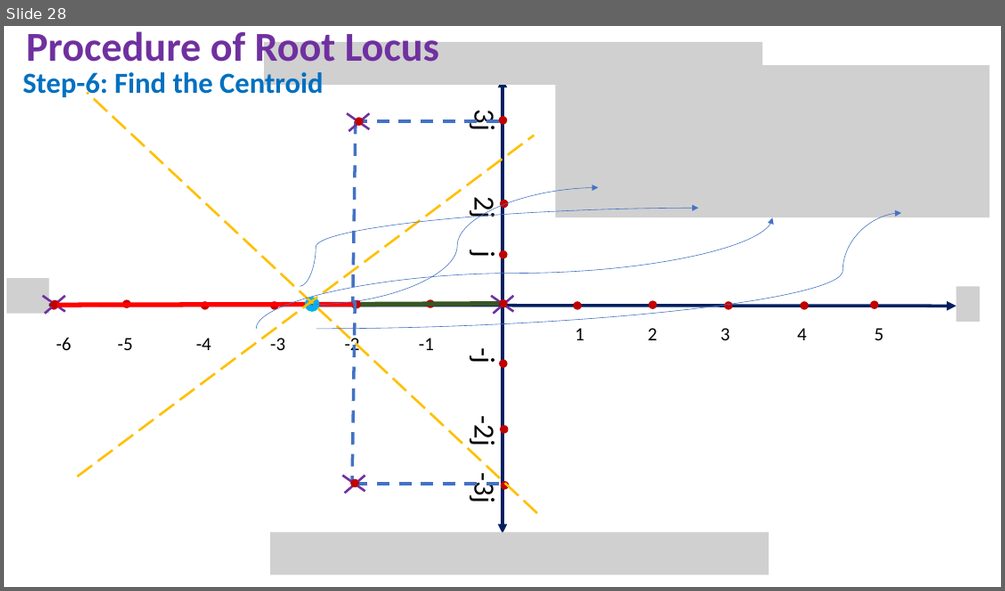
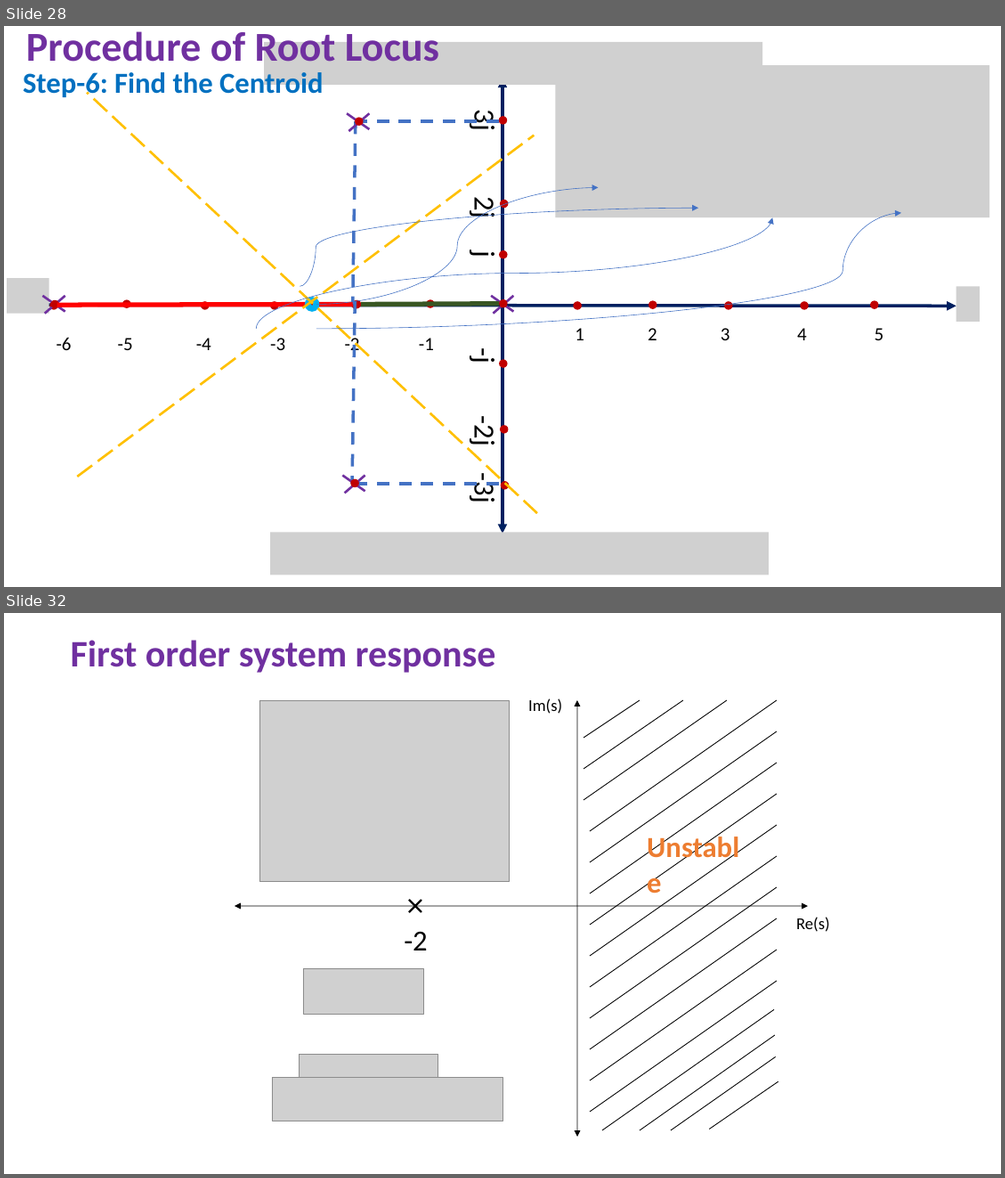
Before and after one commit to niazwazir/LINEAR_CONTROL_SYSTEM, a slide deck: 2_WEEK_LECTURE_LINEAR_CONTROL_SYSTEM.pptx. Shown one above the other, each under a label of ours: slide 28 before the commit, slides 28 and 32 after it; the slides between them are not shown. The pictures are 1005x591 and 1005x1178 pixels, drawn with LibreOffice and Linux fonts; fonts in the diff are those of the drawing; grey boxes stand for pictures. Boxes give left, top, right and bottom in pixels: in the first picture for what was removed or moved away, otherwise in the second. Text is boxed around its words. In the diff, an @@ line names an element or a change of style, - is before the commit and + after.

```diff
--- a/2_WEEK_LECTURE_LINEAR_CONTROL_SYSTEM.pptx
+++ b/2_WEEK_LECTURE_LINEAR_CONTROL_SYSTEM.pptx
@@ slide 32 added at <box>4,613,1001,1174</box>, background #FFFFFF @@
@@ title added at <box>71,640,496,673</box>, 36 pt, text #7030A0, bold @@
+First order system response
@@ picture added at <box>259,700,510,882</box> @@
@@ text added at <box>528,698,562,714</box>, 16 pt, text #000000 @@
+Im(s)
@@ double arrow added from (577, 700) to (577, 1136), #000000 0.75 pt @@
@@ line added from (583, 738) to (639, 700), #000000 0.75 pt @@
@@ line added from (583, 769) to (683, 700), #000000 0.75 pt @@
@@ line added from (583, 800) to (727, 700), #000000 0.75 pt @@
@@ line added from (590, 831) to (777, 700), #000000 0.75 pt @@
@@ line added from (590, 862) to (777, 731), #000000 0.75 pt @@
@@ line added from (590, 893) to (777, 763), #000000 0.75 pt @@
@@ line added from (590, 925) to (777, 794), #000000 0.75 pt @@
@@ line added from (590, 956) to (777, 825), #000000 0.75 pt @@
@@ text added at <box>639,825,758,902</box>, 28 pt, text #ED7D31, bold @@
+Unstable
@@ line added from (590, 987) to (777, 856), #000000 0.75 pt @@
@@ double arrow added from (235, 906) to (808, 906), #000000 0.75 pt @@
@@ line added from (409, 900) to (421, 912), #000000 2 pt @@
@@ line added from (421, 900) to (409, 912), #000000 2 pt @@
@@ line added from (590, 1018) to (777, 887), #000000 0.75 pt @@
@@ text added at <box>404,931,427,950</box>, 28 pt, text #000000 @@
+-2
@@ line added from (590, 1049) to (777, 918), #000000 0.75 pt @@
@@ text added at <box>796,916,830,932</box>, 16 pt, text #000000 @@
+Re(s)
@@ line added from (590, 1080) to (777, 949), #000000 0.75 pt @@
@@ picture added at <box>303,968,423,1013</box> @@
@@ line added from (590, 1111) to (777, 981), #000000 0.75 pt @@
@@ freeform shape added at <box>602,1009,774,1130</box>, outline #000000 0.75 pt @@
@@ freeform shape added at <box>639,1035,775,1130</box>, outline #000000 0.75 pt @@
@@ picture added at <box>299,1054,437,1081</box> @@
@@ freeform shape added at <box>671,1056,776,1130</box>, outline #000000 0.75 pt @@
@@ picture added at <box>272,1078,502,1121</box> @@
@@ freeform shape added at <box>709,1081,778,1129</box>, outline #000000 0.75 pt @@
```
Also in this commit, not shown: 1 slide changed, 24 other slides added.
